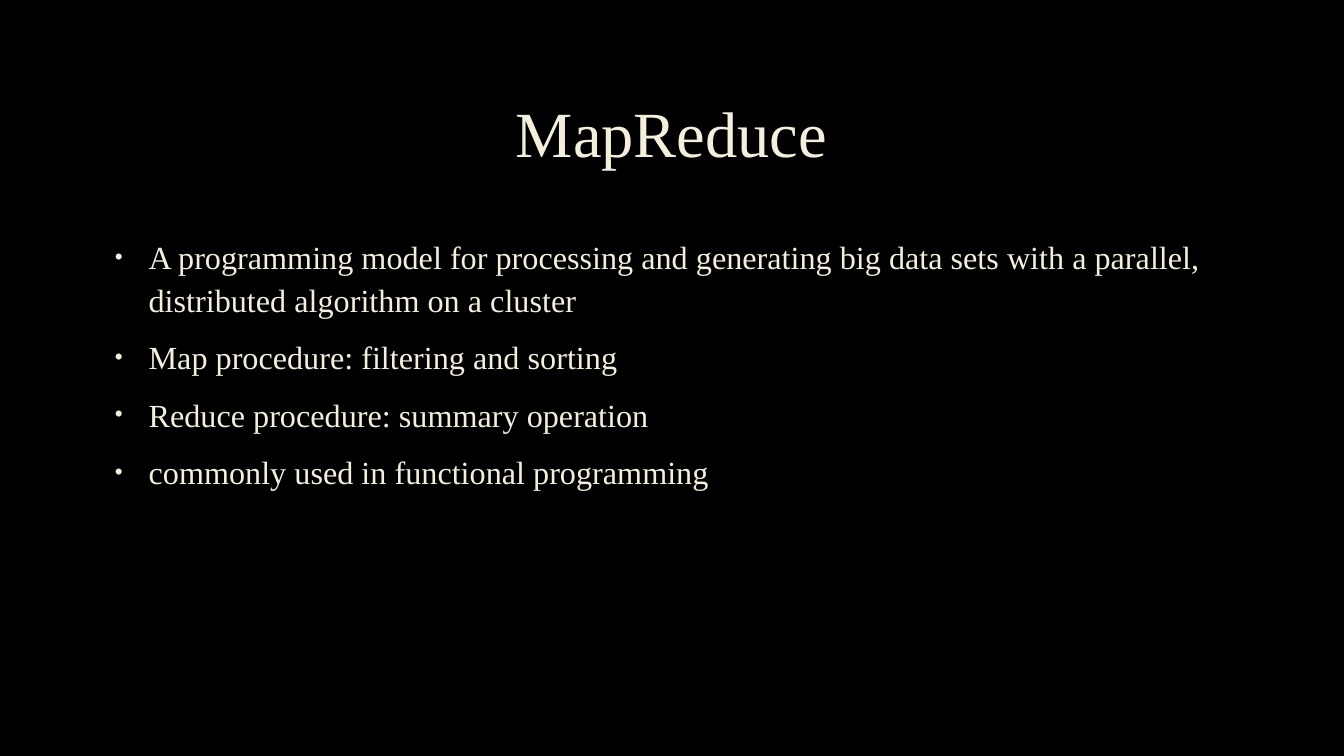
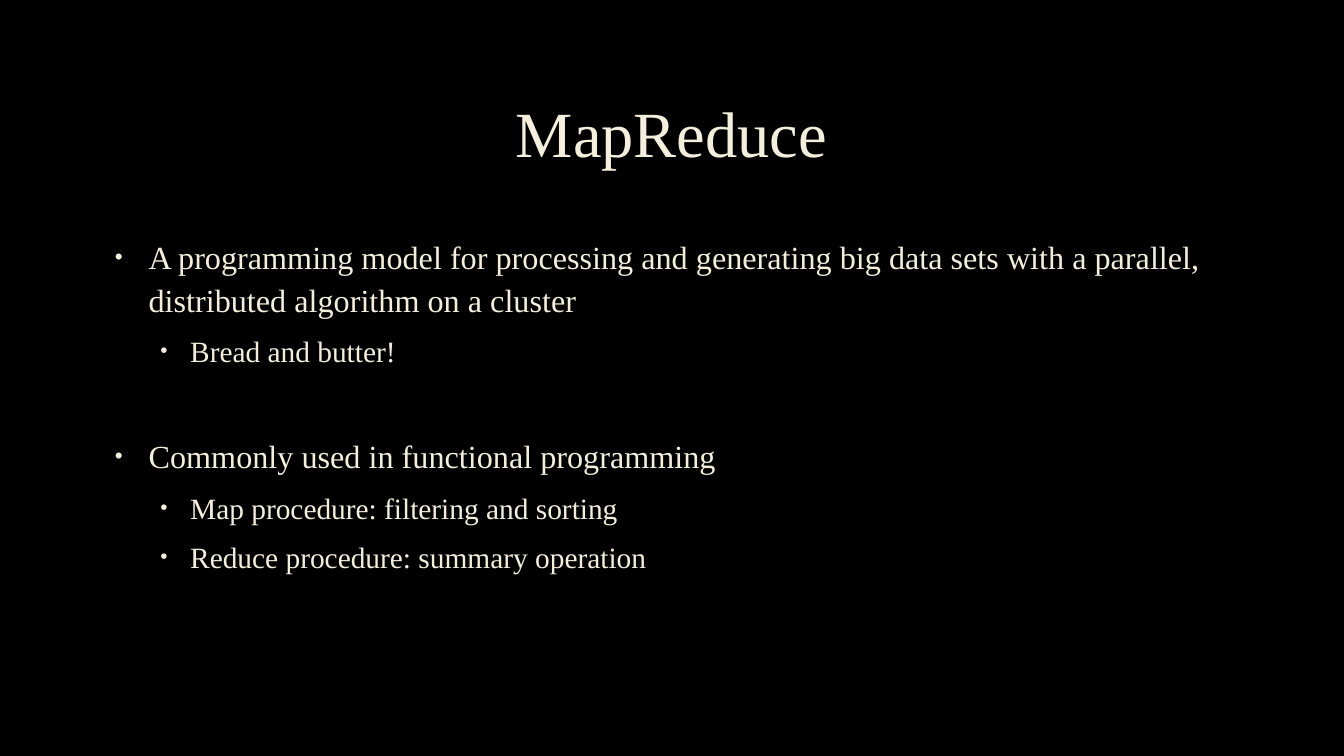
Before and after one commit to OliverDJ/databricks-ws, a slide deck: slide 6 of Databricks & Deltalake.pptx. Drawn at 1344x756 pixels with LibreOffice and Linux fonts; fonts in the diff are those of the drawing; background and template pictures are left out. Boxes give left, top, right and bottom in pixels: in the first picture for what was removed or moved away, otherwise in the second. Text is boxed around its words. In the diff, an @@ line names an element or a change of style, - is before the commit and + after.

```diff
--- a/Databricks & Deltalake.pptx
+++ b/Databricks & Deltalake.pptx
@@ text at [149, 341, 715, 475]: paragraphs added @@
+  • Bread and butter!
+• Commonly used in functional programming
@@ text at [149, 461, 708, 491]: paragraph removed @@
-• commonly used in functional programming
@@ text at [190, 498, 646, 574]: size 23 to 21 pt in "Map procedure: filtering and sorting", "Reduce procedure: summary operation"; list level 1 to 2 in "Map procedure: filtering and sorting"; line spacing 1.1 to 1; list level 1 to 2 in "Reduce procedure: summary operation" @@
```
Also in this commit, not shown: 4 other slides changed, 2 slides added.
